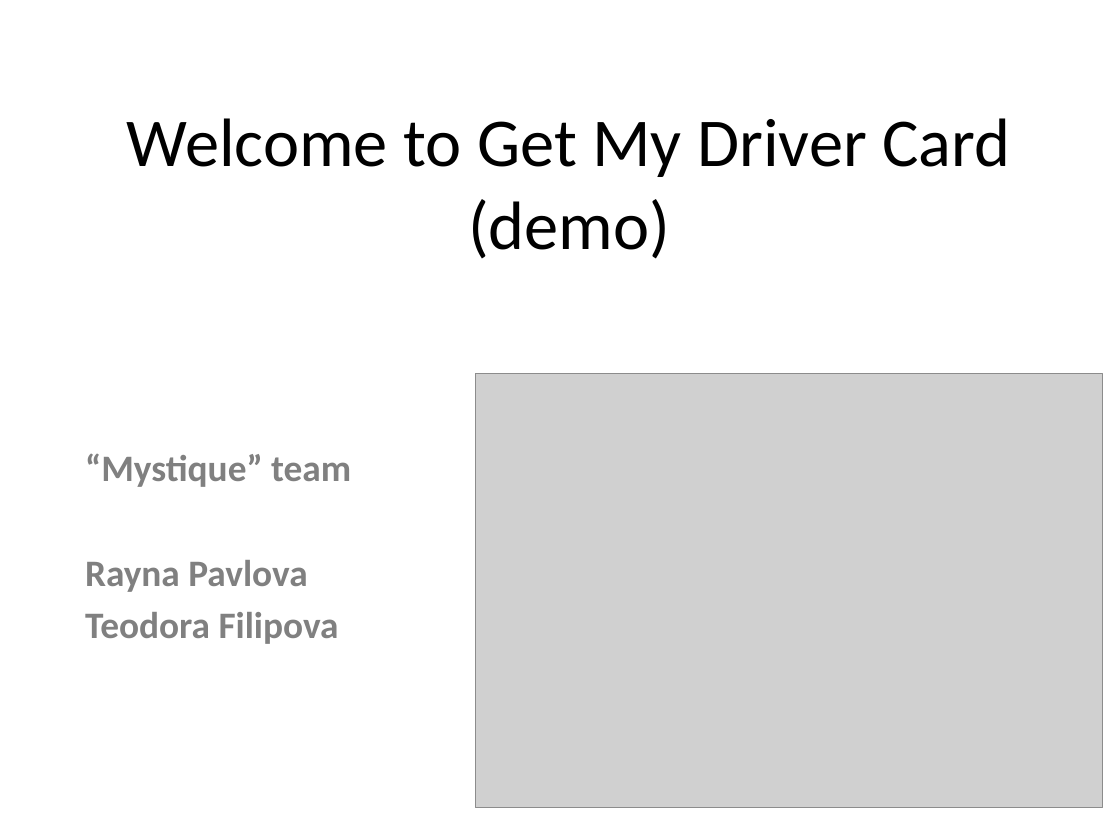
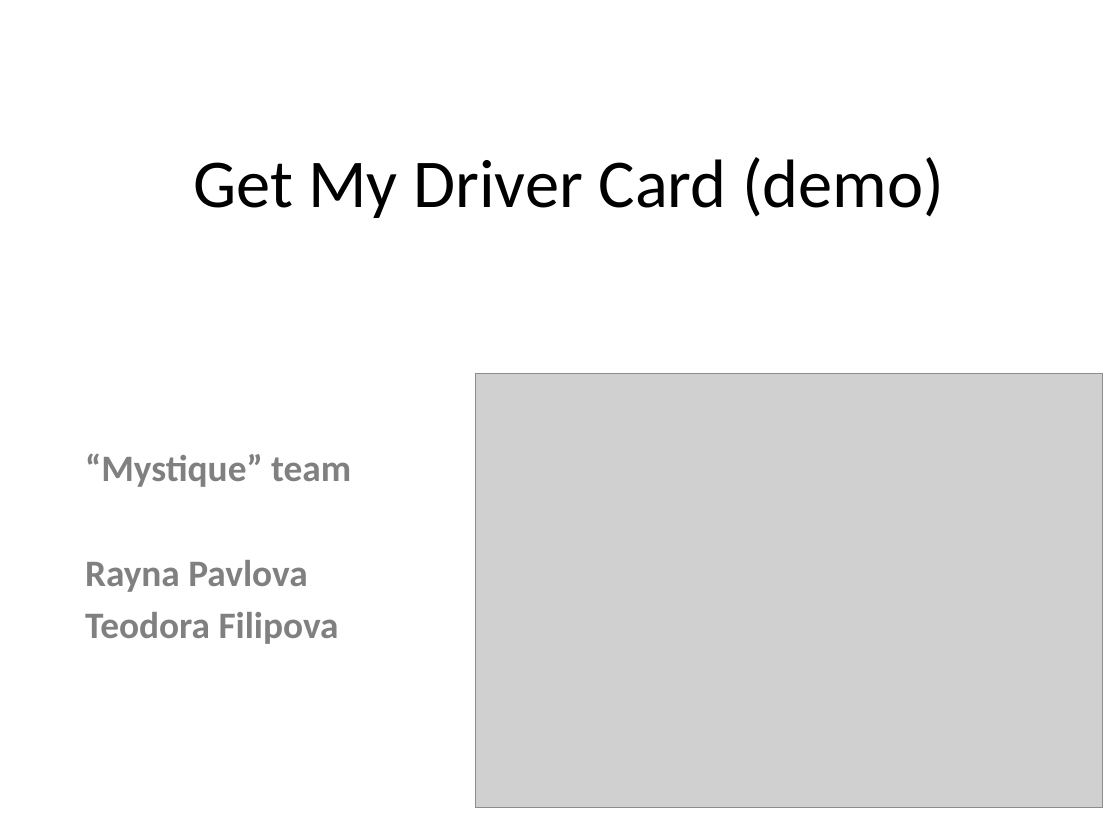
Before and after one commit to TeodoraFilipova/GetMyDriverCardApplication, a slide deck: slide 1 of presentation/Mystique_GetDriverCardApp.pptx. Drawn at 1120x840 pixels with LibreOffice and Linux fonts; fonts in the diff are those of the drawing; grey boxes stand for pictures. Boxes give left, top, right and bottom in pixels: in the first picture for what was removed or moved away, otherwise in the second. Text is boxed around its words. In the diff, an @@ line names an element or a change of style, - is before the commit and + after.

```diff
--- a/presentation/Mystique_GetDriverCardApp.pptx
+++ b/presentation/Mystique_GetDriverCardApp.pptx
@@ title at box(193, 157, 944, 218): text changed @@
-Welcome to Get My Driver Card (demo)
+Get My Driver Card (demo)
```
Also in this commit, not shown: 10 other files.
